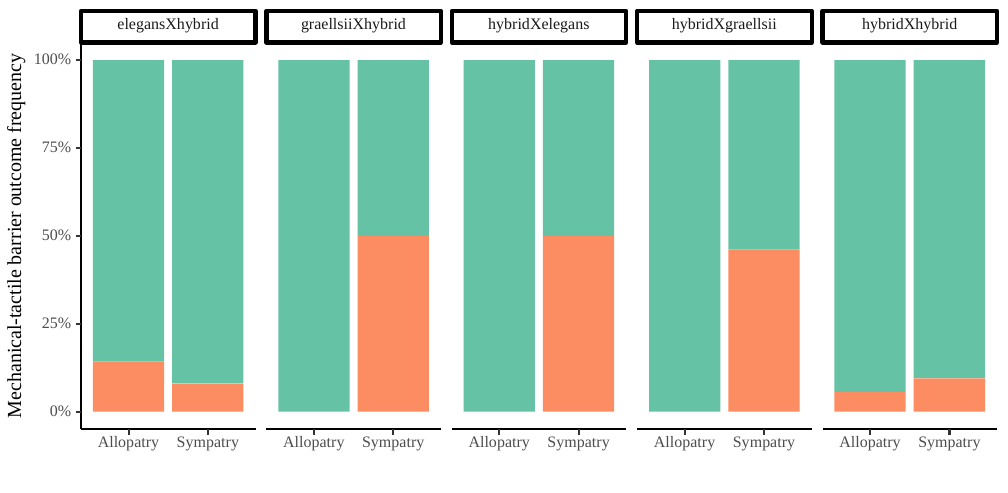
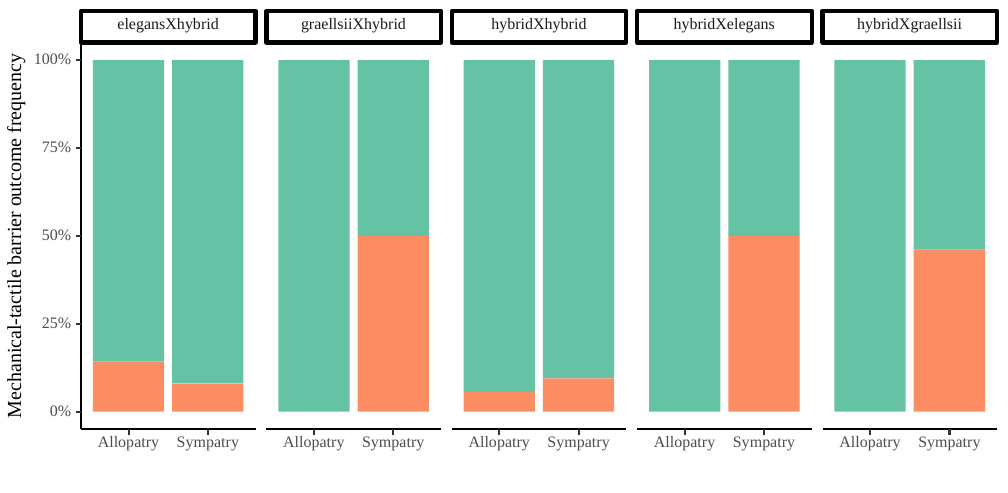
Before and after one commit to LuisRodrigoArce-Valdes/Ischnura_Reinforcement, a slide deck: slide 2 of 02_Regions/01_Absolutes/figures/02_Postzygotics.pptx. Drawn at 1008x493 pixels with LibreOffice and Linux fonts; fonts in the diff are those of the drawing. Boxes give left, top, right and bottom in pixels: in the first picture for what was removed or moved away, otherwise in the second. Text is boxed around its words. In the diff, an @@ line names an element or a change of style, - is before the commit and + after.

```diff
--- a/02_Regions/01_Absolutes/figures/02_Postzygotics.pptx
+++ b/02_Regions/01_Absolutes/figures/02_Postzygotics.pptx
@@ text at [491, 18, 586, 33]: text changed @@
-hybridXelegans
+hybridXhybrid
@@ text at [674, 18, 775, 33]: text changed @@
-hybridXgraellsii
+hybridXelegans
@@ text at [857, 18, 962, 33]: text changed @@
-hybridXhybrid
+hybridXgraellsii
@@ rectangle: place and size @@
-rectangle at [463, 60, 535, 411]
+rectangle at [463, 60, 535, 393]
@@ rectangle: place and size @@
-rectangle at [544, 236, 615, 411]
+rectangle at [544, 60, 615, 378]
@@ rectangle at [544, 60, 615, 378]: fill #FC8D62 to #66C2A5 @@
@@ rectangle removed at [544, 60, 615, 236] @@
@@ rectangle: place and size @@
-rectangle at [728, 60, 799, 250]
+rectangle at [728, 60, 799, 236]
@@ rectangle: place and size @@
-rectangle at [834, 60, 906, 393]
+rectangle at [834, 60, 906, 411]
@@ rectangle: place and size @@
-rectangle at [913, 60, 985, 378]
+rectangle at [913, 60, 985, 250]
@@ rectangle: place and size @@
-rectangle at [728, 249, 799, 411]
+rectangle at [728, 236, 799, 411]
@@ rectangle: place and size @@
-rectangle at [913, 378, 985, 411]
+rectangle at [913, 249, 985, 411]
@@ rectangle added at [544, 378, 615, 411], fill #FC8D62 @@
@@ rectangle: place and size @@
-rectangle at [834, 391, 906, 411]
+rectangle at [463, 391, 535, 411]
```
Also in this commit, not shown: 4 other slides changed, 9 other files.
